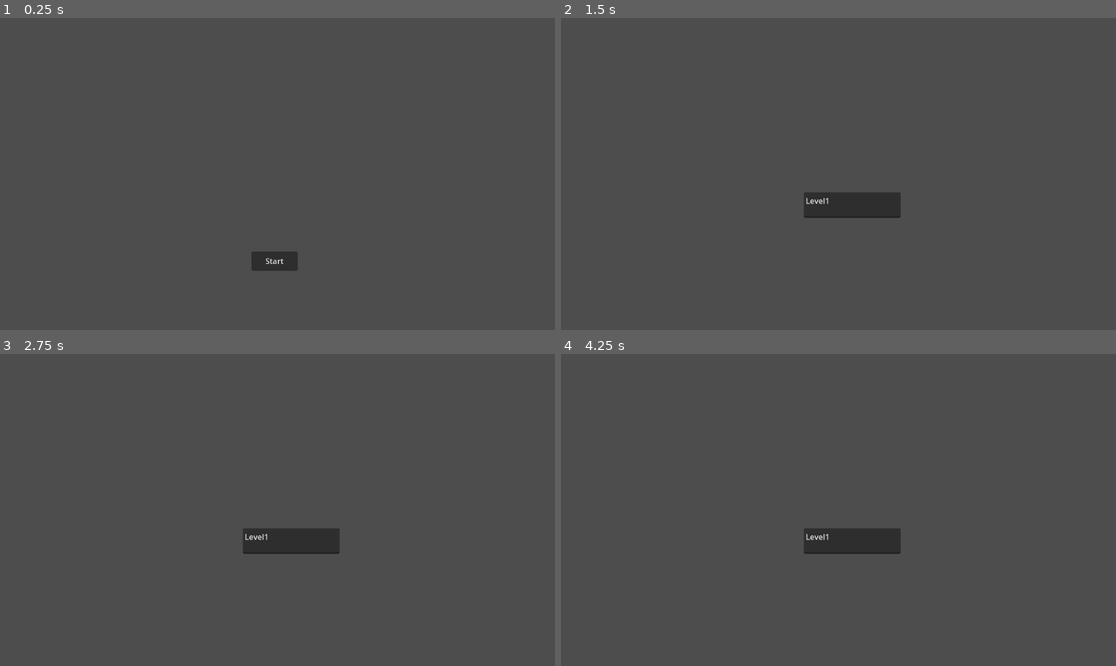
Above: before the commit, frames 1-4 (two rows, left to right).
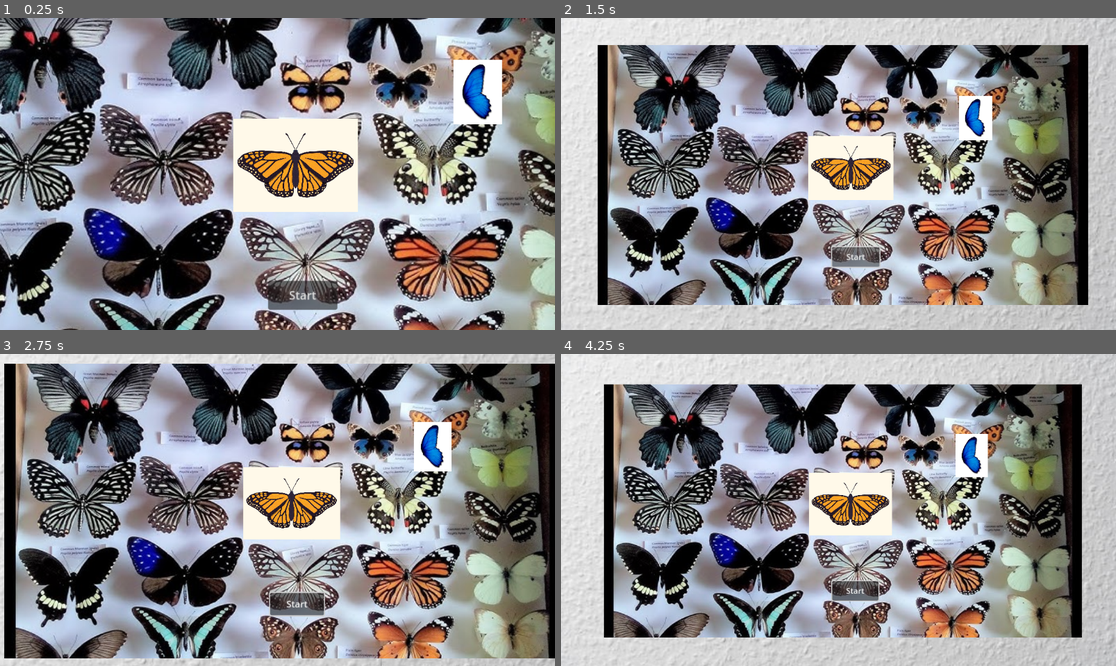
Above: after the commit, the same moments.

Repository: benitsch/Ludum-Dare-58
Game: Godot game, scene res://Scenes/title_screen.tscn
The game is run twice, just before and just after one commit, with the same random seed, the same clock (stepped at 60 frames per second) and the same inputs.
Inputs (mouse positions are in pixels of both pictures, inside the frame that each line leads up to):
- Up to frame 1 (0.25 s): no input
- Up to frame 2 (1.5 s): click "Start" at 0.5 s; click (860, 267) at 1.25 s, where only the run after the commit has a clickable "Start"
- Up to frame 3 (2.75 s): tap Enter (ui_accept) at 2, 2.27 s; move the mouse to (399, 494) at 2.02 s; hold Right (ui_right) from 2.03 s (still down); click (399, 494) at 2.17 s
- Up to frame 4 (4.25 s): move the mouse to (727, 525) at 2.77 s; release Right (ui_right) at 2.78 s; hold Left (ui_left) 2.78-3.53 s; tap Enter (ui_accept) at 3.02 s; move the mouse to (894, 441) at 3.52 s; hold Right (ui_right) from 3.53 s (still down)

The runs differ from the first frame. In frame 1, 94% of the frame differs, in the area x 0-100%, y 0-100%; in frame 2, 94%; in frame 3, 93%; in frame 4, 94%.

Commit message:
Basic title screen

Diff:
--- /dev/null
+++ b/Scenes/butterfly_wing.gd
@@ -0,0 +1,5 @@
+extends Sprite2D
+
+func fallDown() -> void:
+	var tween = get_tree().create_tween()
+	tween.tween_property($".", "position:y", $".".position.y + 300, 1.0)
--- a/Scenes/title_screen.tscn
+++ b/Scenes/title_screen.tscn
@@ -1,6 +1,71 @@
-[gd_scene load_steps=2 format=3 uid="uid://bgy03v83dmqwg"]
+[gd_scene load_steps=20 format=3 uid="uid://bgy03v83dmqwg"]
 
 [ext_resource type="Script" uid="uid://dbm8j44i6dtmb" path="res://Scripts/title_screen.gd" id="1_klylv"]
+[ext_resource type="Texture2D" uid="uid://eak5yxp20xq3" path="res://Images/background.jpg" id="2_8mikk"]
+[ext_resource type="Texture2D" uid="uid://b7hmtoi1lkxil" path="res://Images/butterfly_board.jpg" id="2_p3fck"]
+[ext_resource type="Texture2D" uid="uid://xfr6cpyj2qch" path="res://Images/butterfly.jpg" id="3_4gxqj"]
+[ext_resource type="Script" uid="uid://dt0k1ik8w2s2h" path="res://addons/shaker/src/Vector2/shaker_component2D.gd" id="4_55kwv"]
+[ext_resource type="Script" uid="uid://buxgkvex4moma" path="res://addons/shaker/data/Vector2/BaseShakerType2D.gd" id="5_sqelc"]
+[ext_resource type="Script" uid="uid://by0ddd7sx2hqr" path="res://addons/shaker/data/Vector2/ShakerTypeRandom2D.gd" id="6_w5sh6"]
+[ext_resource type="Script" uid="uid://cdieqvotu6bmh" path="res://addons/shaker/data/Single/BaseShakerType1D.gd" id="7_o1e67"]
+[ext_resource type="Script" uid="uid://ct8qs6ohbgkcp" path="res://addons/shaker/data/Vector2/ShakerPreset2D.gd" id="8_ycay6"]
+[ext_resource type="Script" uid="uid://b6a3og2e0da8c" path="res://addons/shaker/data/Vector2/ShakerTypeSquareWave2D.gd" id="10_8mikk"]
+[ext_resource type="Script" uid="uid://bwvucpmlmk0jw" path="res://Scenes/butterfly_wing.gd" id="11_sqelc"]
+[ext_resource type="Texture2D" uid="uid://bvvir6mcgcmcj" path="res://Images/butterfly_wing.jpg" id="11_w5sh6"]
+
+[sub_resource type="Resource" id="Resource_bsy20"]
+script = ExtResource("6_w5sh6")
+metadata/_custom_type_script = "uid://by0ddd7sx2hqr"
+
+[sub_resource type="Resource" id="Resource_07cxn"]
+script = ExtResource("8_ycay6")
+PositionShake = Array[ExtResource("5_sqelc")]([SubResource("Resource_bsy20")])
+metadata/_custom_type_script = "uid://ct8qs6ohbgkcp"
+
+[sub_resource type="Animation" id="Animation_4gxqj"]
+resource_name = "ZoomOut"
+tracks/0/type = "value"
+tracks/0/imported = false
+tracks/0/enabled = true
+tracks/0/path = NodePath(".:zoom")
+tracks/0/interp = 1
+tracks/0/loop_wrap = true
+tracks/0/keys = {
+"times": PackedFloat32Array(0, 0.96666664),
+"transitions": PackedFloat32Array(1, 1),
+"update": 0,
+"values": [Vector2(1.5, 1.5), Vector2(1, 1)]
+}
+
+[sub_resource type="Animation" id="Animation_twnyg"]
+length = 0.001
+tracks/0/type = "value"
+tracks/0/imported = false
+tracks/0/enabled = true
+tracks/0/path = NodePath(".:zoom")
+tracks/0/interp = 1
+tracks/0/loop_wrap = true
+tracks/0/keys = {
+"times": PackedFloat32Array(0),
+"transitions": PackedFloat32Array(1),
+"update": 0,
+"values": [Vector2(1.5, 1.5)]
+}
+
+[sub_resource type="AnimationLibrary" id="AnimationLibrary_55kwv"]
+_data = {
+&"RESET": SubResource("Animation_twnyg"),
+&"ZoomOut": SubResource("Animation_4gxqj")
+}
+
+[sub_resource type="Resource" id="Resource_padx4"]
+script = ExtResource("10_8mikk")
+metadata/_custom_type_script = "uid://b6a3og2e0da8c"
+
+[sub_resource type="Resource" id="Resource_sqelc"]
+script = ExtResource("8_ycay6")
+PositionShake = Array[ExtResource("5_sqelc")]([SubResource("Resource_padx4")])
+metadata/_custom_type_script = "uid://ct8qs6ohbgkcp"
 
 [node name="TitleScreen" type="Control"]
 layout_mode = 3
@@ -11,12 +76,54 @@
 grow_vertical = 2
 script = ExtResource("1_klylv")
 
+[node name="Background" type="Sprite2D" parent="."]
+position = Vector2(585.00006, 329.50003)
+scale = Vector2(2, 1.727941)
+texture = ExtResource("2_8mikk")
+
+[node name="ButterflyBoard" type="Sprite2D" parent="."]
+position = Vector2(586.00006, 326)
+scale = Vector2(1.4460641, 1.3626943)
+texture = ExtResource("2_p3fck")
+
+[node name="ShakerComponent2D" type="Node2D" parent="ButterflyBoard"]
+script = ExtResource("4_55kwv")
+duration = 1.0
+shakerPreset = SubResource("Resource_07cxn")
+metadata/_custom_type_script = "uid://dt0k1ik8w2s2h"
+
 [node name="StartButton" type="Button" parent="."]
 layout_mode = 0
-offset_left = 522.0
-offset_top = 485.0
-offset_right = 618.0
-offset_bottom = 525.0
+offset_left = 564.0
+offset_top = 472.0
+offset_right = 660.0
+offset_bottom = 512.0
 text = "Start"
 
+[node name="Camera2D" type="Camera2D" parent="."]
+position = Vector2(577, 324)
+zoom = Vector2(1.5, 1.5)
+
+[node name="AnimationPlayer" type="AnimationPlayer" parent="Camera2D"]
+libraries = {
+&"": SubResource("AnimationLibrary_55kwv")
+}
+
+[node name="MainButterfly" type="Sprite2D" parent="."]
+position = Vector2(602.0004, 311.99997)
+scale = Vector2(0.1348958, 0.13489583)
+texture = ExtResource("3_4gxqj")
+
+[node name="ShakerComponent2D" type="Node2D" parent="MainButterfly"]
+script = ExtResource("4_55kwv")
+duration = 1.0
+shakerPreset = SubResource("Resource_sqelc")
+metadata/_custom_type_script = "uid://dt0k1ik8w2s2h"
+
+[node name="ButterflyWing" type="Sprite2D" parent="."]
+position = Vector2(854, 211)
+scale = Vector2(0.13958332, 0.13958333)
+texture = ExtResource("11_w5sh6")
+script = ExtResource("11_sqelc")
+
 [connection signal="pressed" from="StartButton" to="." method="_on_start_button_pressed"]
--- a/Scripts/title_screen.gd
+++ b/Scripts/title_screen.gd
@@ -1,6 +1,20 @@
 extends Control
 
+var userPressedStartButton = false
+var currentShakes = 0
+var maxShakesAllowed = 4
 
 func _on_start_button_pressed() -> void:
-	get_tree().change_scene_to_file("res://Scenes/level1.tscn")
+	$Camera2D/AnimationPlayer.play("ZoomOut")
+	userPressedStartButton = true
+	#get_tree().change_scene_to_file("res://Scenes/level1.tscn")
 	pass # Replace with function body.
+
+func _input(event: InputEvent) -> void:
+	if userPressedStartButton && event is InputEventKey:
+		if event.keycode == KEY_A || event.keycode == KEY_D:
+			currentShakes += 1
+			$MainButterfly/ShakerComponent2D.play_shake()
+			$ButterflyBoard/ShakerComponent2D.play_shake()
+			if currentShakes == 1:
+				$ButterflyWing.fallDown()
Binary file added: Images/background.jpg
Not shown, added: Images/background.jpg.import
Binary file added: Images/butterfly.jpg
Not shown, added: Images/butterfly.jpg.import
Binary file added: Images/butterfly_board.jpg
Not shown, added: Images/butterfly_board.jpg.import
Binary file added: Images/butterfly_wing.jpg
Not shown, added: Images/butterfly_wing.jpg.import
Not shown, added: Scenes/butterfly_wing.gd.uid
